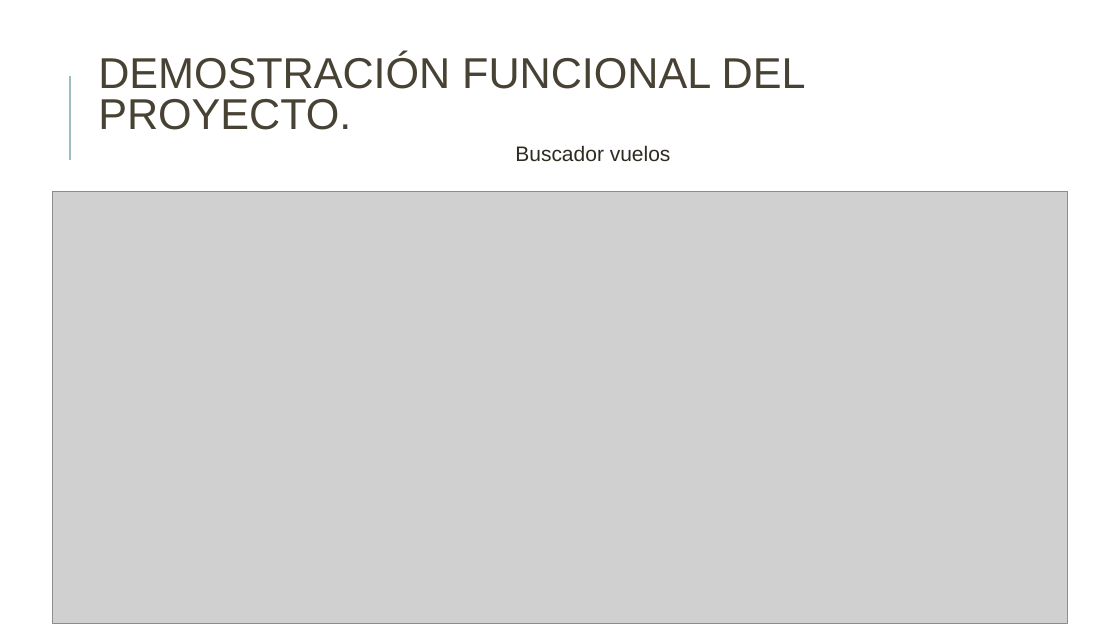
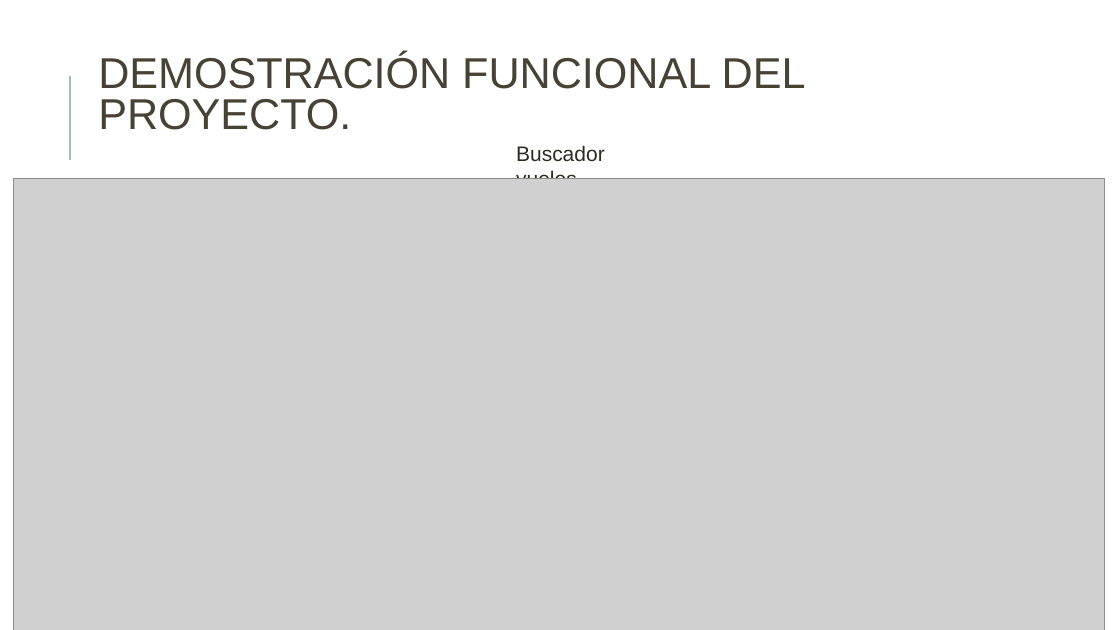
Before and after one commit to danielallhoff/M17-G4-AirDSS, a slide deck: slide 6 of AIRDSS.pptx. Drawn at 1120x630 pixels with LibreOffice and Linux fonts; fonts in the diff are those of the drawing; grey boxes stand for pictures. Boxes give left, top, right and bottom in pixels: in the first picture for what was removed or moved away, otherwise in the second. Text is boxed around its words. In the diff, an @@ line names an element or a change of style, - is before the commit and + after.

```diff
--- a/AIRDSS.pptx
+++ b/AIRDSS.pptx
@@ text "Buscador vuelos" rewrapped from (515,145,671,162) to (516,145,605,179) @@
@@ picture: place and size @@
-picture at (53,192,1068,624)
+picture at (13,179,1105,630)
```
Also in this commit, not shown: 17 other slides changed.
